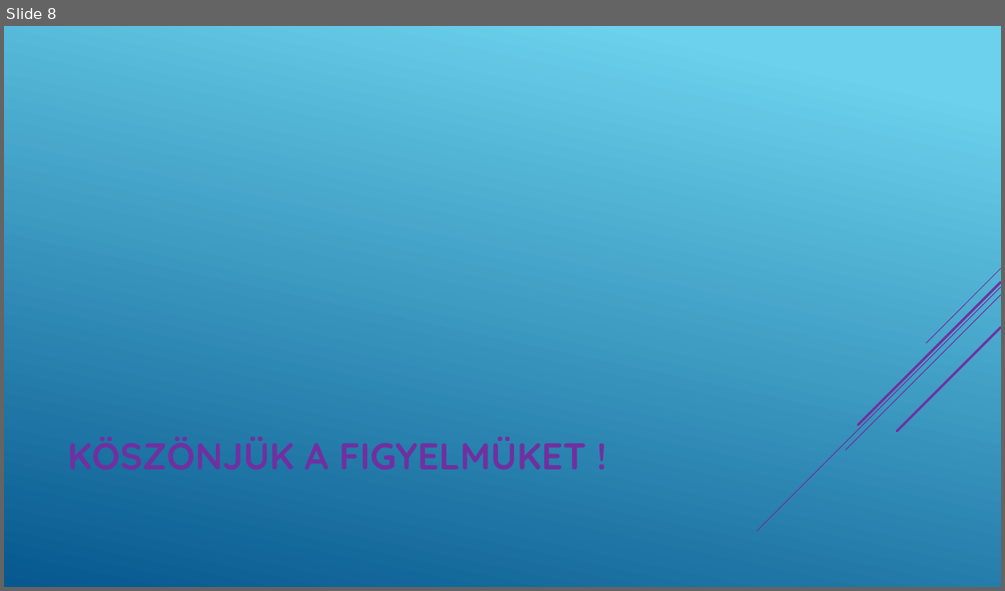
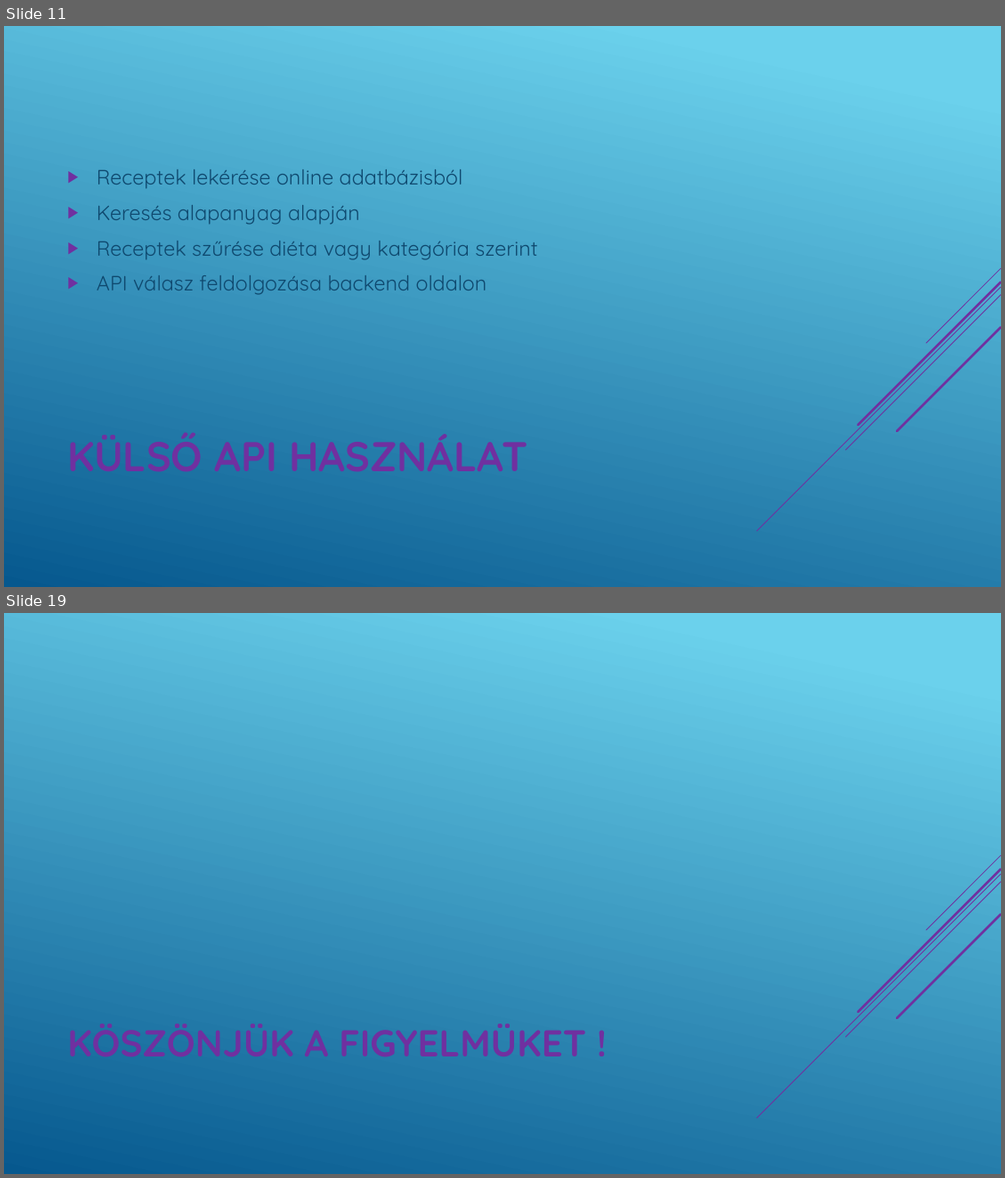
Before and after one commit to SutusRobert/13.S2_6_vizsgaelemek, a slide deck: PPT/Magic Fridge.pptx. Shown one above the other, each under a label of ours: slide 8 before the commit, slides 11 and 19 after it; the slides between them are not shown. The pictures are 1005x591 and 1005x1178 pixels, drawn with LibreOffice and Linux fonts; fonts in the diff are those of the drawing. Boxes give left, top, right and bottom in pixels: in the first picture for what was removed or moved away, otherwise in the second. Text is boxed around its words. In the diff, an @@ line names an element or a change of style, - is before the commit and + after.

```diff
--- a/PPT/Magic Fridge.pptx
+++ b/PPT/Magic Fridge.pptx
@@ slide 11 added at bbox=[4, 26, 1001, 587], background gradient #6ED2EB to #06588E; not listed: 5 template elements that a slide beside it also shows @@
@@ text added at bbox=[97, 169, 537, 295], 20 pt, text #0F496F @@
+▶ Receptek lekérése online adatbázisból
+▶ Keresés alapanyag alapján
+▶ Receptek szűrése diéta vagy kategória szerint
+▶ API válasz feldolgozása backend oldalon
@@ what was slide 8 is now slide 19 @@
```
Also in this commit, not shown: 6 slides changed, 11 other slides added, 1 slide removed.
